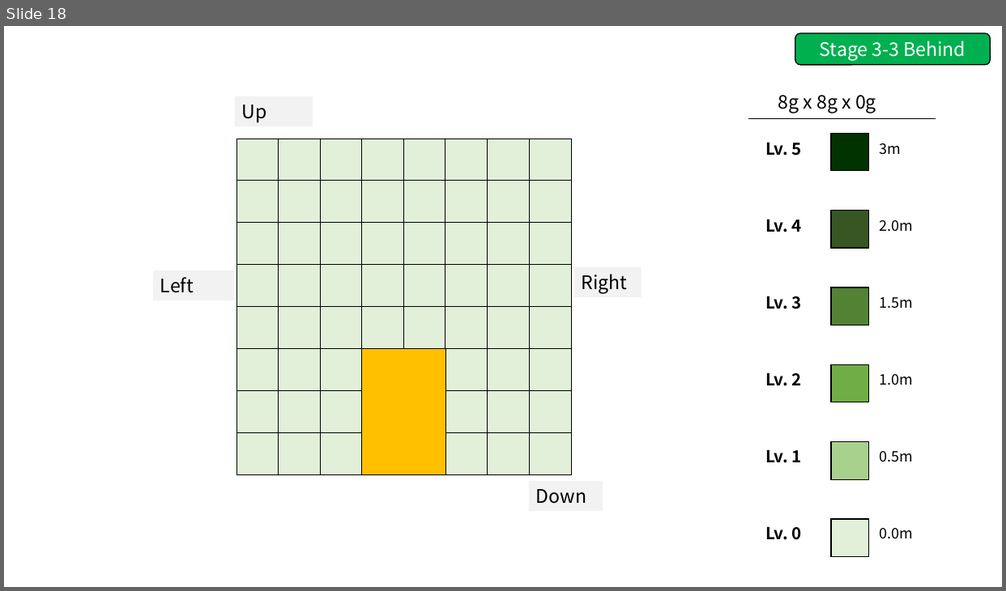
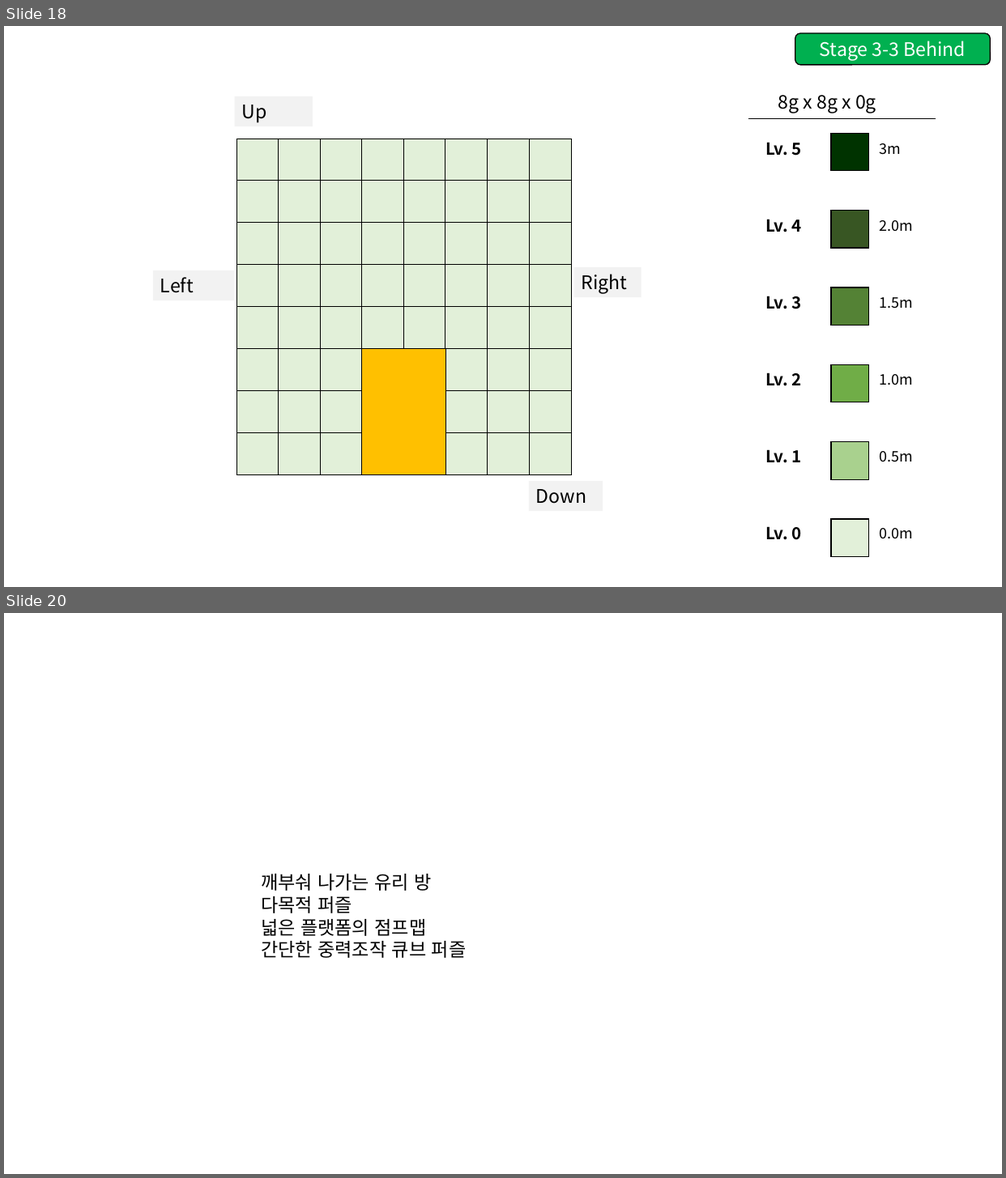
Before and after one commit to GGMGangsterHamster/GangsterHamster, a slide deck: Documents/Gravito_Stage.pptx. Shown one above the other, each under a label of ours: slide 18 before the commit, slides 18 and 20 after it; the slides between them are not shown. The pictures are 1006x591 and 1006x1178 pixels, drawn with LibreOffice and Linux fonts; fonts in the diff are those of the drawing. Boxes give left, top, right and bottom in pixels: in the first picture for what was removed or moved away, otherwise in the second. Text is boxed around its words. In the diff, an @@ line names an element or a change of style, - is before the commit and + after.

```diff
--- a/Documents/Gravito_Stage.pptx
+++ b/Documents/Gravito_Stage.pptx
@@ slide 20 added at bbox=[4, 613, 1002, 1174], background #FFFFFF @@
@@ text added at bbox=[261, 874, 467, 958], 18 pt, text #000000 @@
+깨부숴 나가는 유리 방
+다목적 퍼즐
+넓은 플랫폼의 점프맵
+간단한 중력조작 큐브 퍼즐
```
Also in this commit, not shown: 1 other slide added, 1 other file.
